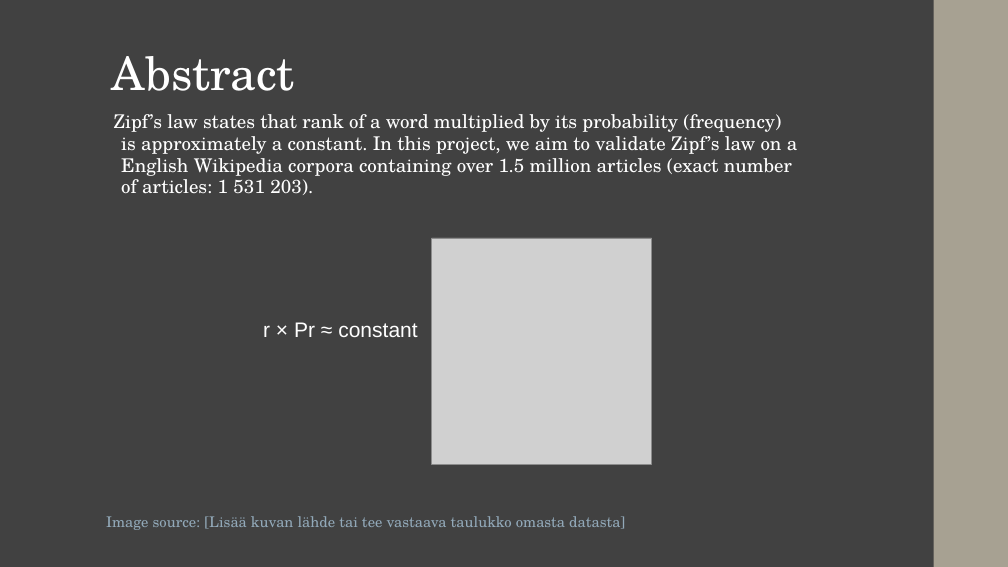
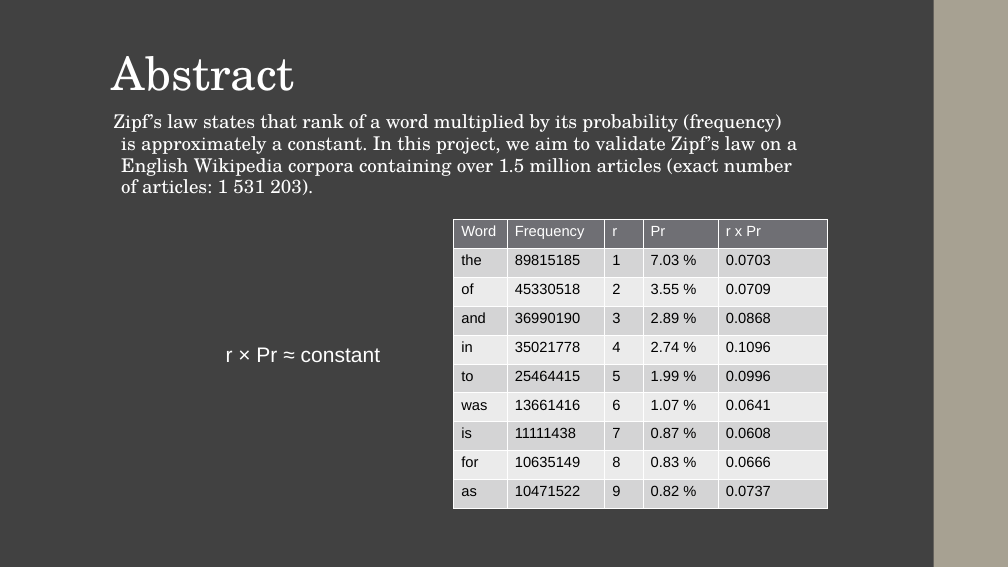
Before and after one commit to niriikon/NLTP_ProjectNo2, a slide deck: slide 2 of docs/Project_Presentation_latest.pptx. Drawn at 1008x567 pixels with LibreOffice and Linux fonts; fonts in the diff are those of the drawing; grey boxes stand for pictures. Boxes give left, top, right and bottom in pixels: in the first picture for what was removed or moved away, otherwise in the second. Text is boxed around its words. In the diff, an @@ line names an element or a change of style, - is before the commit and + after.

Commit message:
Changed Abstract's table, removed Existing tools

```diff
--- a/docs/Project_Presentation_latest.pptx
+++ b/docs/Project_Presentation_latest.pptx
@@ picture removed at [432, 238, 652, 464] @@
@@ table added at [454, 219, 829, 509], 10 rows, 5 columns @@
+Word | Frequency | r | Pr | r x Pr
+the | 89815185 | 1 | 7.03 % | 0.0703
+of | 45330518 | 2 | 3.55 % | 0.0709
+and | 36990190 | 3 | 2.89 % | 0.0868
+in | 35021778 | 4 | 2.74 % | 0.1096
+to | 25464415 | 5 | 1.99 % | 0.0996
+was | 13661416 | 6 | 1.07 % | 0.0641
+is | 11111438 | 7 | 0.87 % | 0.0608
+for | 10635149 | 8 | 0.83 % | 0.0666
+as | 10471522 | 9 | 0.82 % | 0.0737
@@ text "r × Pr ≈ constant": place and size @@
-text "r × Pr ≈ constant" at [263, 322, 417, 337]
+text "r × Pr ≈ constant" at [226, 347, 380, 362]
@@ text removed at [106, 516, 625, 530] @@
-Image source: [Lisää kuvan lähde tai tee vastaava taulukko omasta datasta]
```
Also in this commit, not shown: 1 other slide changed.
